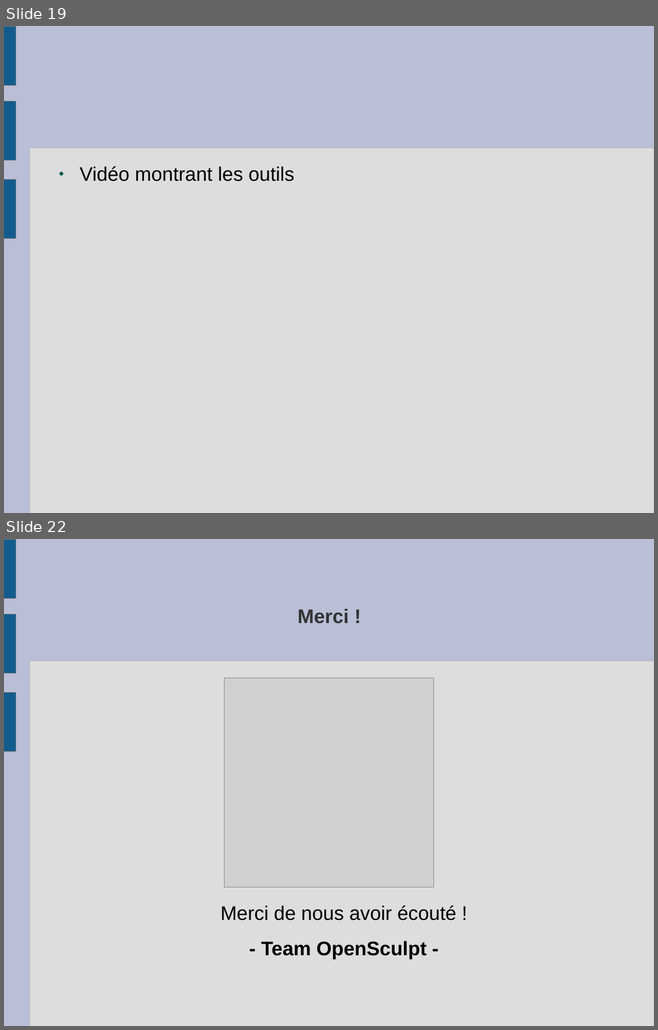
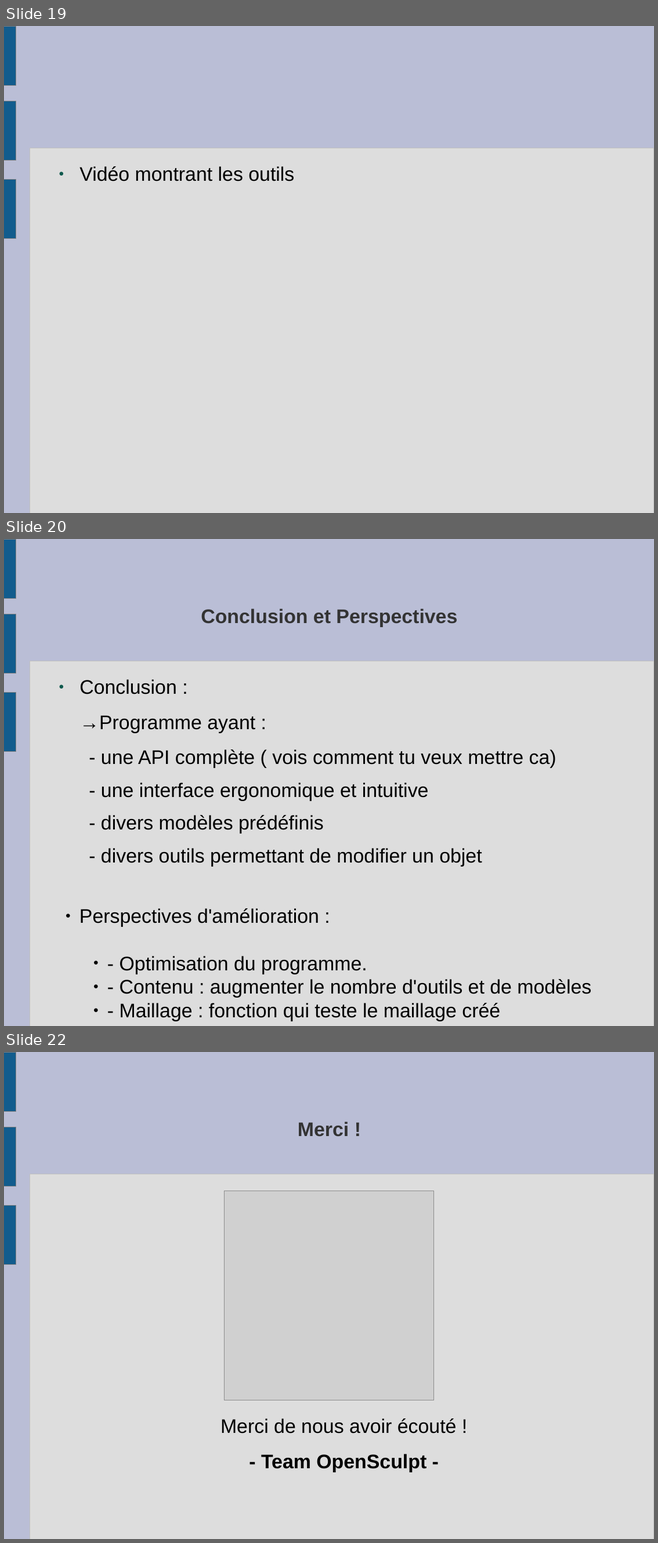
Before and after one commit to slvrgauthier/OpenSculpt, a slide deck: Documentation/Soutenance.odp. Shown one above the other, each under a label of ours: slides 19 and 22 before the commit, slides 19, 20 and 22 after it; the slides between them are not shown. The pictures are 658x1030 and 658x1543 pixels, drawn with LibreOffice and Linux fonts; fonts in the diff are those of the drawing; grey boxes stand for pictures. Boxes give left, top, right and bottom in pixels: in the first picture for what was removed or moved away, otherwise in the second. Text is boxed around its words. In the diff, an @@ line names an element or a change of style, - is before the commit and + after.

Commit message:
conclusion et perspective fait

```diff
--- a/Documentation/Soutenance.odp
+++ b/Documentation/Soutenance.odp
@@ slide 20 added at (4,539,654,1026), background #BABED6; not listed: 4 template elements that a slide beside it also shows @@
@@ title added at (201,609,457,627), 24 pt, text #333333, bold @@
+Conclusion et Perspectives
@@ text added at (79,679,556,867), 24 pt, text #000000 @@
+● Conclusion :
+→Programme ayant :
+  - une API complète ( vois comment tu veux mettre ca)
+  - une interface ergonomique et intuitive
+  - divers modèles prédéfinis
+  - divers outils permettant de modifier un objet
@@ text added at (79,908,591,1022), 24 pt, text #000000 @@
+● Perspectives d'amélioration :
+    ● - Optimisation du programme.
+    ● - Contenu : augmenter le nombre d'outils et de modèles
+    ● - Maillage : fonction qui teste le maillage créé
```
Also in this commit, not shown: 1 other slide added, 2 slides removed.
